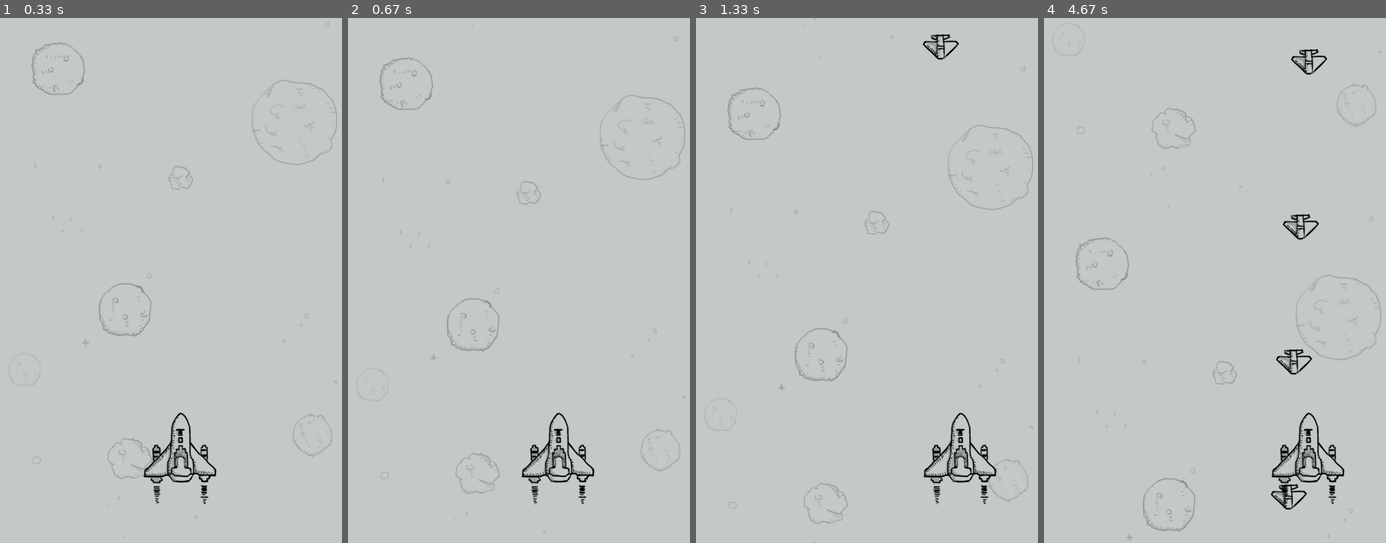
Above: before the commit, frames 1-4 (left to right).
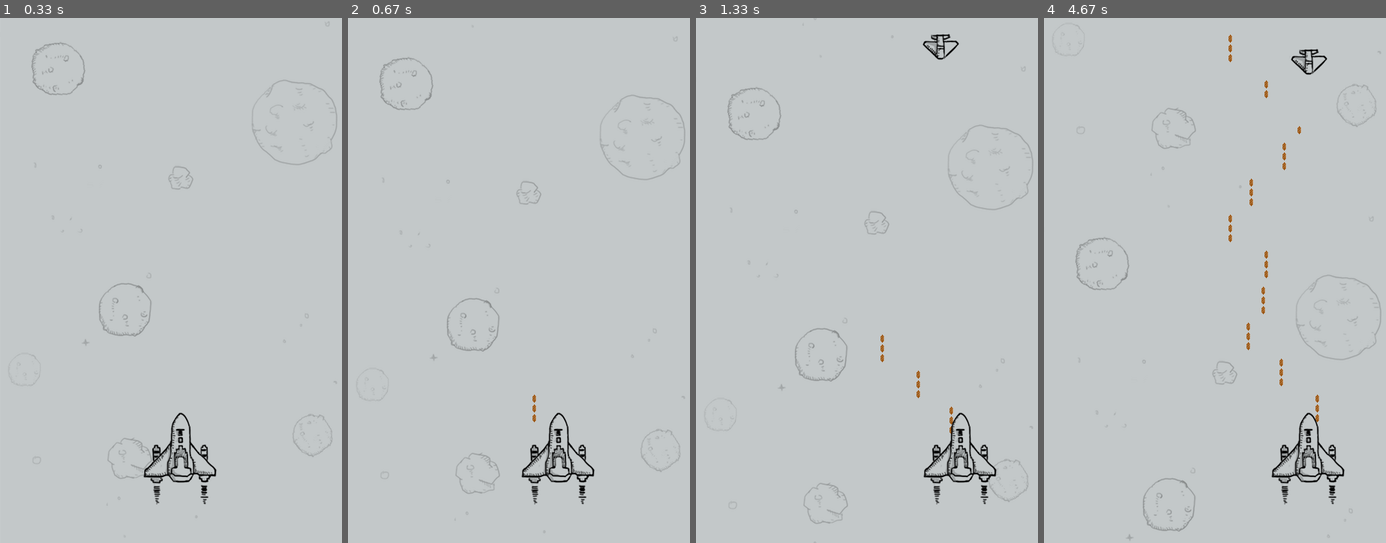
Above: after the commit, the same moments.

Repository: Three-Y/AircraftWar
Game: pygame game, started from aircraft_war_main.py
Two runs of this game, one before a commit and one after it. Both use one fixed random seed, a clock stepped at 60 frames per second and the inputs below.
Inputs:
- Up to frame 1 (0.33 s): no input
- Up to frame 2 (0.67 s): hold Right from 0.33 s (still down)
- Up to frame 3 (1.33 s): release Right at 0.8 s; hold Right 0.83-1.3 s
- Up to frame 4 (4.67 s): hold Left 1.33-1.87 s; hold Left 1.9-2.3 s; hold Right 2.33-2.97 s; hold Left 3-3.47 s; hold Right 3.5-3.97 s; hold Right 4-4.47 s; hold Left from 4.5 s (still down)

Frame 1 is identical in both runs. In frame 2, less than 0.1% of the frame differs, in the area x 53-56%, y 71-77%; in frame 3, 0.1%; in frame 4, 1.0%, in the area x 53-81%, y 3-94%.

Commit message:
updated
Signed-off-by: 3y <55918473+Three-Y@users.noreply.github.com>

Diff:
--- a/aircraft_war_main.py
+++ b/aircraft_war_main.py
@@ -15,6 +15,7 @@
         self.__create_sprites()
         # 定时器事件
         pygame.time.set_timer(CREATE_ENEMY_EVENT, 1000)
+        pygame.time.set_timer(HERO_FIRE_EVENT, 400)
 
     def statr_game(self):
         print("Game Start!")
@@ -41,9 +42,11 @@
     def __event_handler(self):
         for event in pygame.event.get():
             if event.type == pygame.QUIT:
-                self.over_game()
+                self.__game_over()
             elif event.type == CREATE_ENEMY_EVENT:
                 self.enemy_group.add(Enemy())
+            elif event.type == HERO_FIRE_EVENT:
+                self.hero.fire()
 
             # 方法一：长按不会一直触发
             # elif event.type == pygame.KEYDOWN and event.key == pygame.K_LEFT:
@@ -59,7 +62,12 @@
                 self.hero.speed = 0
 
     def __check_collision(self):
-        pass
+        pygame.sprite.groupcollide(self.enemy_group, self.hero.bullet_group, True, True)
+        died_enemys = pygame.sprite.spritecollide(self.hero,self.enemy_group, True)
+
+        if len(died_enemys) > 0:
+            self.hero.kill()
+            self.__game_over()
 
     def __update_sprite_group(self):
         self.bg_group.update()
@@ -68,11 +76,14 @@
         self.enemy_group.update()
         self.enemy_group.draw(self.screen)
 
+        self.hero.bullet_group.update()
+        self.hero.bullet_group.draw(self.screen)
+
         self.hero_group.update()
         self.hero_group.draw(self.screen)
 
     @staticmethod
-    def over_game():
+    def __game_over():
         print("Game Over!")
         pygame.quit()
         exit()
--- a/game_sprite.py
+++ b/game_sprite.py
@@ -7,6 +7,8 @@
 REFRESH_TIMES_PER_SEC = 60
 # 敌机生成事件
 CREATE_ENEMY_EVENT = pygame.USEREVENT
+# 发射子弹事件
+HERO_FIRE_EVENT = pygame.USEREVENT + 1
 
 
 class GameSprite(pygame.sprite.Sprite):
@@ -57,6 +59,13 @@
         self.rect.bottom = SCREEN_RECT.height - 50
         self.speed = 0
         self.rect.centerx = SCREEN_RECT.centerx
+        self.bullet_group = pygame.sprite.Group()
+
+    def fire(self):
+        # 一次发射三颗子弹
+        for i in [0, 1, 2]:
+            bullet = Bullet(self.rect.centerx, self.rect.y + 10 + 13 * i)
+            self.bullet_group.add(bullet)
 
     def update(self, *args, **kwargs) -> None:
         self.rect.x += self.speed
@@ -67,4 +76,13 @@
 
 
 class Bullet(GameSprite):
-    pass
+
+    def __init__(self, x, y):
+        super().__init__("./images/bullet1.png", -2)
+        self.rect.centerx = x
+        self.rect.y = y
+
+    def update(self, *args, **kwargs) -> None:
+        super().update()
+        if self.rect.bottom < 0:
+            self.kill()
--- a/pygame_test.py
+++ b/pygame_test.py
@@ -16,6 +16,8 @@
     pygame.KEYDOWN 按键按下事件
     事件对象.key 按下的按键
     pygame.key.get_pressed() 返回按下的按键的元组
+    pygame.sprite.groupcollide(self.enemy_group, self.hero.bullet_group, True, True) 精灵组之间的碰撞检测
+    pygame.sprite.spritecollide(self.hero,self.enemy_group, True) 精灵与精灵组之间的碰撞检测
 """
 
 import pygame
